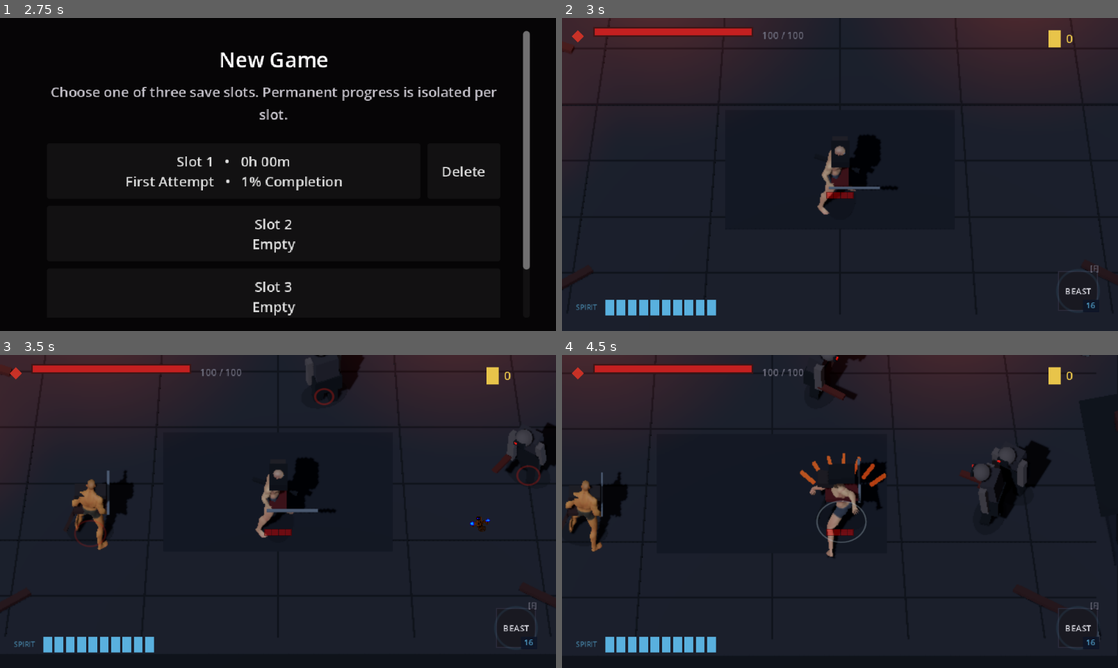
Above: before the commit, frames 1-4 (two rows, left to right).
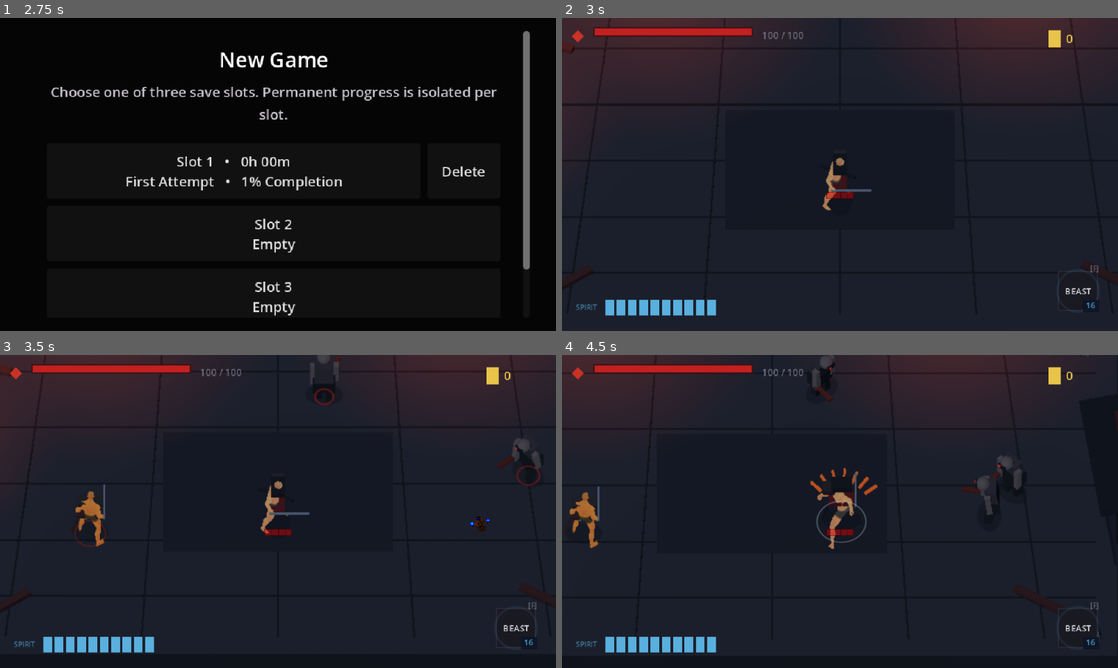
Above: after the commit, the same moments.

Repository: seancl8611/oathbound
Game: Godot game, scene res://TitleScreen/menu.tscn
The game is run twice, just before and just after one commit, with the same random seed, the same clock (stepped at 60 frames per second) and the same inputs. Sound files missing from this copy of the repository are replaced by a short silence.
Inputs (mouse positions are in pixels of both pictures, inside the frame that each line leads up to):
- Up to frame 1 (2.75 s): click "New Game" at 0.5 s; click "Slot 1 • 0h 00m First Attempt…" at 1.25 s; click "Cancel" at 2 s
- Up to frame 2 (3 s): click "Slot 2 Empty" at 2.75 s
- Up to frame 3 (3.5 s): no input
- Up to frame 4 (4.5 s): tap Enter (ui_accept) at 3.5, 3.77 s; move the mouse to (962, 495) at 3.52 s; press the mouse at (962, 495) at 3.53 s; hold D (right) 3.53-4.25 s; release the mouse at (962, 495) at 4.25 s; drag from (728, 527) to (595, 533) at 4.27 s

Frame 1 is identical in both runs. In frame 2, 1.3% of the frame differs, in the area x 45-61%, y 37-63%; in frame 3, 3.6%; in frame 4, 4.7%, in the area x 0-88%, y 0-65%.

Commit message:
Wire Hushiro combat chamber to hybrid 2.5D V3

Diff:
--- a/game/oathbound/Regions/Hushiro/Chambers/CombatChamber.tscn
+++ b/game/oathbound/Regions/Hushiro/Chambers/CombatChamber.tscn
@@ -8,7 +8,7 @@
 [ext_resource type="Script" path="res://Regions/Hushiro/Presentation/ThreeQuarterHushiroPrototype.gd" id="8_3qv"]
 [ext_resource type="Script" path="res://Utility/ThreeQuarterPresentationVisibility.gd" id="9_3qv"]
 [ext_resource type="Script" path="res://Utility/ThreeQuarterCombatPresentation.gd" id="10_3qv"]
-[ext_resource type="Script" path="res://Regions/Hushiro/Presentation3D/HushiroPlanar3DPresentationBridgeV2.gd" id="11_3d"]
+[ext_resource type="Script" path="res://Regions/Hushiro/Presentation3D/HushiroPlanar3DPresentationBridgeV3.gd" id="11_3d"]
 [ext_resource type="Script" path="res://Regions/Hushiro/Presentation3D/Hushiro3DPlaytestDiagnosticsV2.gd" id="12_3d_diag"]
 [ext_resource type="Script" path="res://Regions/Hushiro/Combat/HushiroEnemySeparationRuntime.gd" id="13_sep"]
 [ext_resource type="Script" path="res://Utility/DamageNumberManager.gd" id="20_xw04x"]
